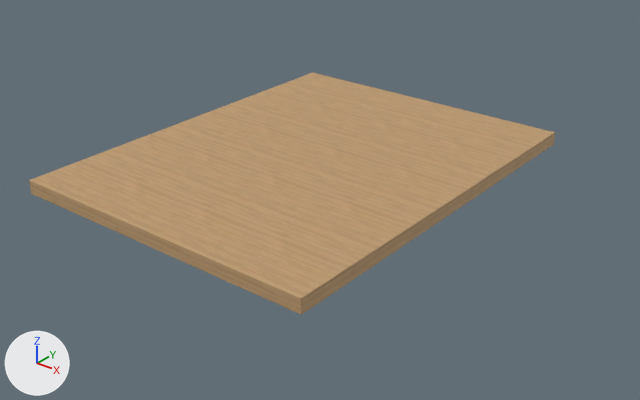
Before and after pictures for a commit that changed the glTF model public/assets/trial/shelf.glb.
The view is the same before and after, from a 50 mm lens placed at (0.932, -1.144, 0.489), pointed at (0.265, -0.311, -0.028). The lights are fixed; the arrows at lower left show +X, +Y and +Z. The first picture is the older version. Vertices at exactly the same position are counted once.

The first picture shows 'Geom3D'.
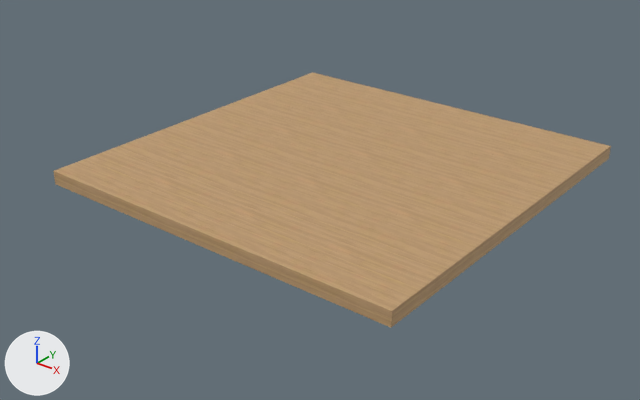
Location of each change, (x1, y1, x2, y2) in pixels of the pictures (640 x 400 px):
'Geom3D', reshaped (6% wider): before (29, 72, 555, 315); after (53, 72, 611, 327)

What changed in the scene script:
```text
Change me_mesh_0:
    used by ob_geom3d; location = (0.0, 0.0, 0.0)
    remove me_mesh_0.from_pydata(...)  # 8 vertices, 12 faces; spans x 0.0..0.45, y -0.572..0.0, z 0.0..0.019
    add me_mesh_0.from_pydata(...)  # 8 vertices, 12 faces; spans x 0.0..0.533, y -0.535..0.0, z 0.0..0.019
    me_mesh_0 part 1
    me_mesh_0.vertices[0].co: (0.45, 0.0, 0.0) -> (0.533, 0.0, 0.0)  # pixel (553, 144) -> pixel (608, 158)
    me_mesh_0.vertices[1].co: (0.0, -0.572, 0.0) -> (0.0, -0.535, 0.0)  # pixel (31, 193) -> pixel (55, 184)
    me_mesh_0.vertices[3].co: (0.45, -0.572, 0.0) -> (0.533, -0.535, 0.0)  # pixel (301, 314) -> pixel (391, 327)
    me_mesh_0.vertices[4].co: (0.45, -0.572, 0.019) -> (0.533, -0.535, 0.019)  # pixel (301, 298) -> pixel (391, 311)
    me_mesh_0.vertices[5].co: (0.0, -0.572, 0.019) -> (0.0, -0.535, 0.019)  # pixel (29, 180) -> pixel (53, 170)
    me_mesh_0.vertices[7].co: (0.45, 0.0, 0.019) -> (0.533, 0.0, 0.019)  # pixel (555, 132) -> pixel (610, 146)
```
